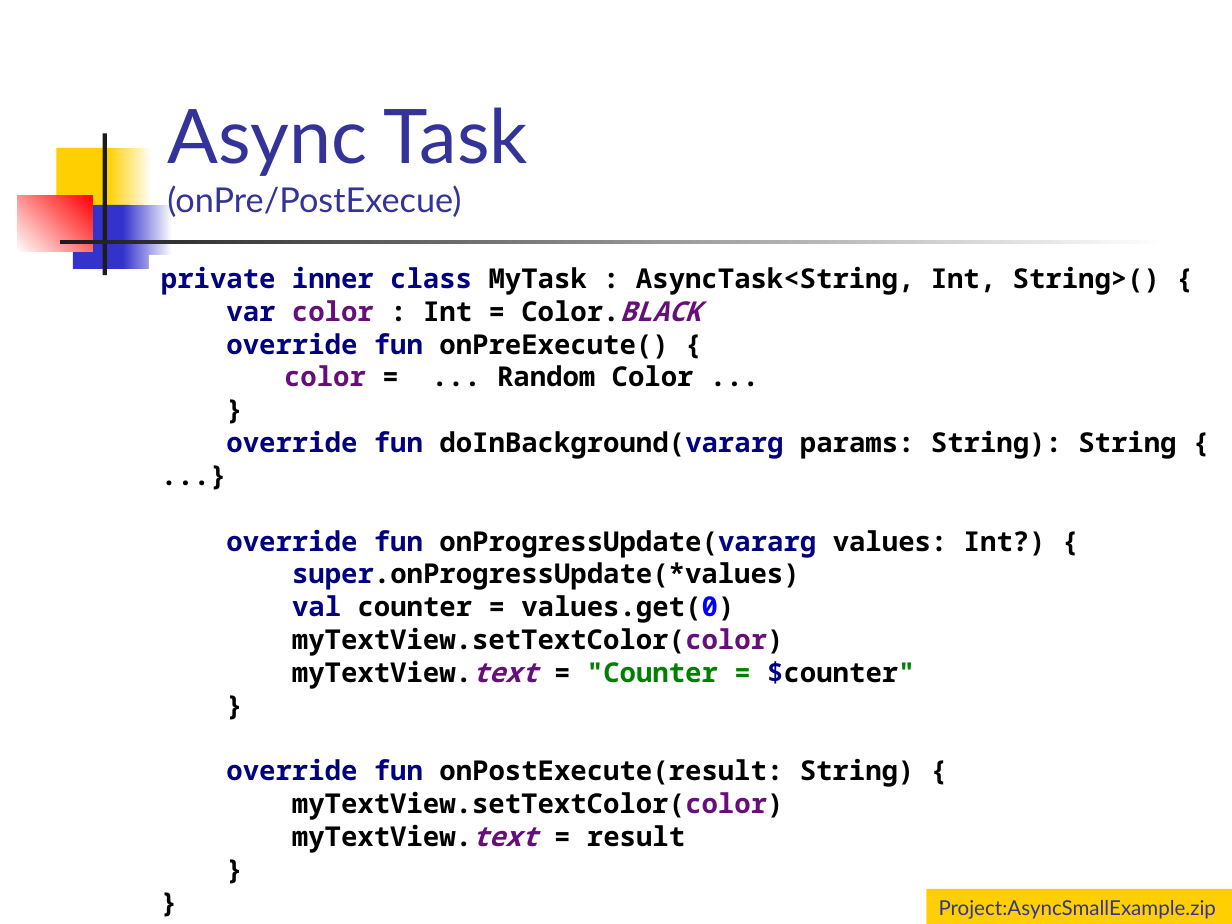
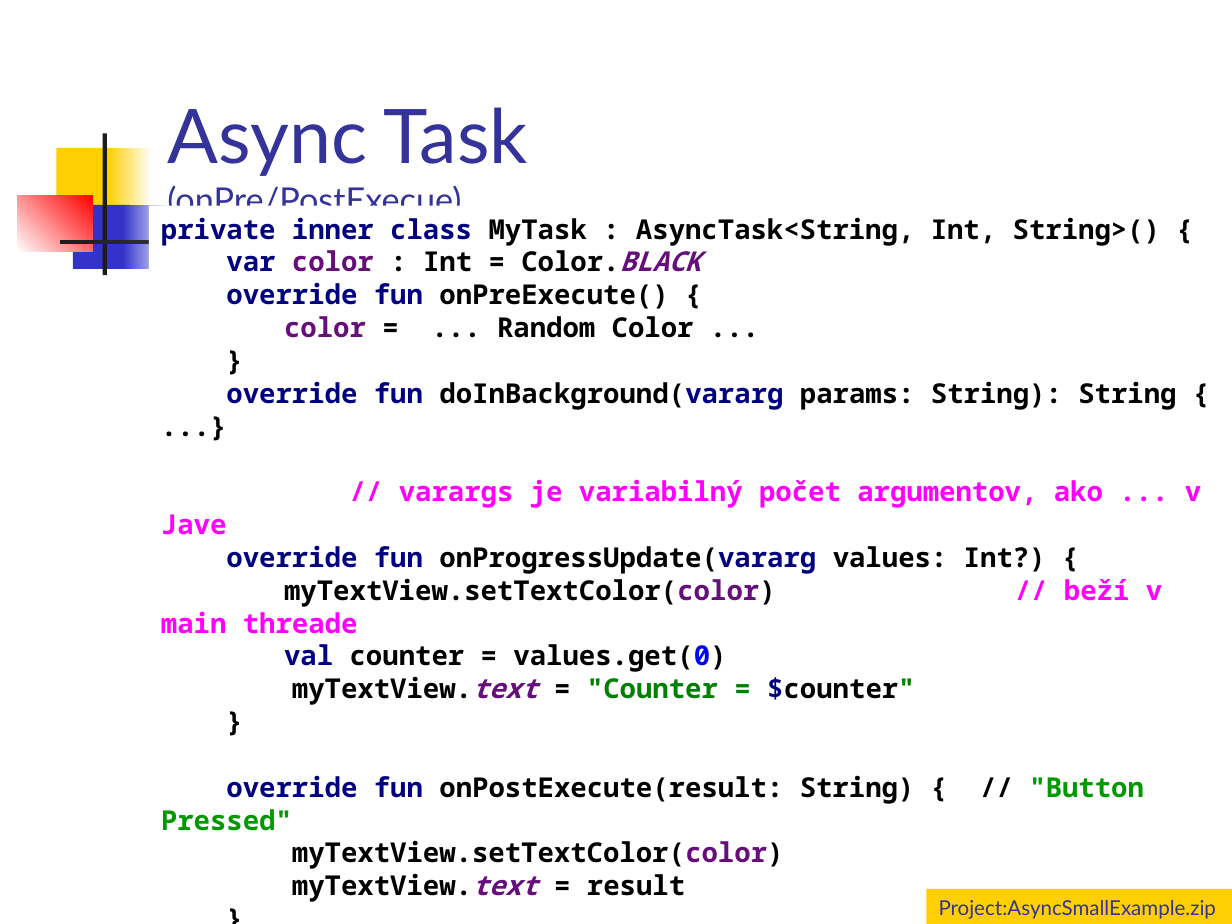
Before and after one commit to vmandro/Prednasky, a slide deck: slide 7 of 09/09_Async.ppt (slide 4 before the commit). Drawn at 1232x924 pixels with LibreOffice and Linux fonts; fonts in the diff are those of the drawing. Boxes give left, top, right and bottom in pixels: in the first picture for what was removed or moved away, otherwise in the second. Text is boxed around its words. In the diff, an @@ line names an element or a change of style, - is before the commit and + after.

```diff
--- a/09/09_Async.ppt
+++ b/09/09_Async.ppt
@@ text at (x1=161, y1=217, x2=1201, y2=902): text changed @@
-private inner class MyTask : AsyncTask<String, Int, String>() {
-var color : Int = Color.BLACK
-override fun onPreExecute() {
-color = ... Random Color ...
-}
-override fun doInBackground(vararg params: String): String { ...}
-override fun onProgressUpdate(vararg values: Int?) {
-super.onProgressUpdate(*values)
-val counter = values.get(0)
-myTextView.setTextColor(color)
-myTextView.text = "Counter = $counter"
-}
-override fun onPostExecute(result: String) {
-myTextView.setTextColor(color)
-myTextView.text = result
-}
-}
+private inner class MyTask : AsyncTask<String, Int, String>() {
+var color : Int = Color.BLACK
+override fun onPreExecute() {
+color = ... Random Color ...
+}
+override fun doInBackground(vararg params: String): String { ...}
+// varargs je variabilný počet argumentov, ako ... v Jave
+override fun onProgressUpdate(vararg values: Int?) {
+myTextView.setTextColor(color) // beží v main threade
+val counter = values.get(0)
+myTextView.text = "Counter = $counter"
+}
+override fun onPostExecute(result: String) { // "Button Pressed"
+myTextView.setTextColor(color)
+myTextView.text = result
+}
+}
```
Also in this commit, not shown: 11 other slides changed, 4 slides added, 1 other file.
